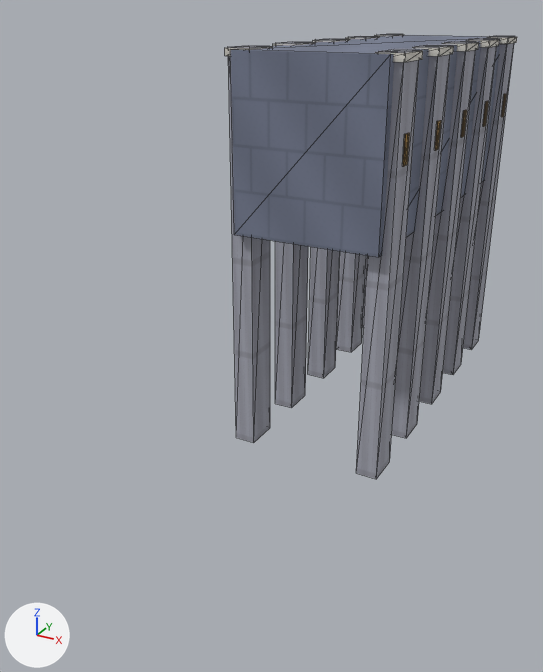
Renders of the OBJ model project/Resources/3DModel/Stages/high_crown/high_crown_stair_support.obj from each side of a commit.
Before and after are seen from a 50 mm camera at (26.7, -77.4, 0.1) aimed at (-4.0, -21.7, -27.7). Lighting does not change. The marker at lower left points along +X, +Y and +Z. The first picture is the older version. Mesh edges are drawn as thin lines. Where no turn or scale is listed for an object, it has been applied to the vertices. Vertices at exactly the same position are counted once.

Before the edit, the objects in view are built like this:
```python
me_high_crown_stair_support = bpy.data.meshes.new('high_crown_stair_support')
me_high_crown_stair_support.from_pydata(...)  # 288 vertices, 432 faces; spans x -7.6..7.6, y -23.5..13.5, z -39.1..-2.9
# faces by material slot: [12, 120, 180, 120]
me_high_crown_stair_support.materials.append(mat_stonedark)
me_high_crown_stair_support.materials.append(mat_stone)
me_high_crown_stair_support.materials.append(mat_stonelight)
me_high_crown_stair_support.materials.append(mat_gold)
ob_high_crown_stair_support = bpy.data.objects.new('high_crown_stair_support', me_high_crown_stair_support)
ob_high_crown_stair_support.location = (0.0, 0.0, 0.0)
```
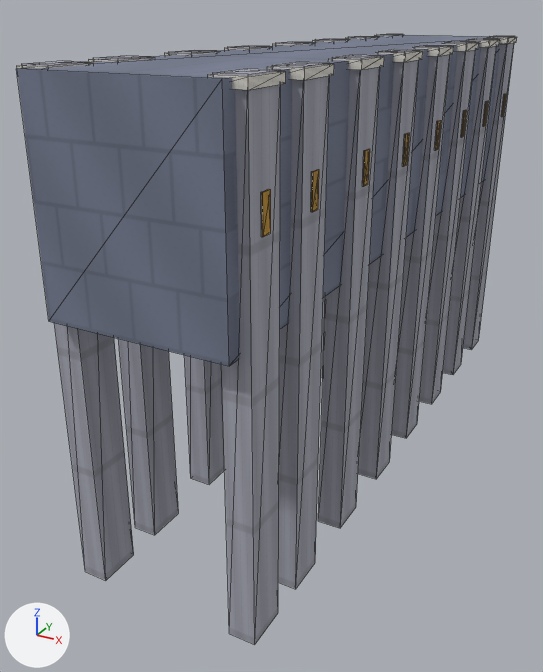
What the commit changed:
me_high_crown_stair_support is used by ob_high_crown_stair_support; location (0.0, 0.0, 0.0).
me_high_crown_stair_support had 288 vertices, 432 faces and spanned x -7.6..7.6, y -23.5..13.5, z -39.1..-2.9.
me_high_crown_stair_support now has 456 vertices, 684 faces and spans x -7.6..7.6, y -45.8..13.5, z -39.1..-2.9.
me_high_crown_stair_support part 1: a new loose piece, a box spanning x -7.4..-5.4, y -30.7..-27.4, z -39.1..-2.9, in mat_stone.
me_high_crown_stair_support part 2: a new loose piece, a box spanning x -7.55..-5.25, y -30.9..-27.1, z -3.58..-2.98, in mat_stonelight.
me_high_crown_stair_support part 3: a new loose piece, a box spanning x 5.4..7.4, y -30.7..-27.4, z -39.1..-2.9, in mat_stone.
me_high_crown_stair_support part 4: a new loose piece, a box spanning x 5.25..7.55, y -30.9..-27.1, z -3.58..-2.98, in mat_stonelight.
me_high_crown_stair_support part 5: a new loose piece, a box spanning x 7.36..7.48, y -29.42..-28.58, z -11.2..-8.8, in mat_gold.
me_high_crown_stair_support part 6: a new loose piece, a box spanning x -7.4..-5.4, y -38.7..-35.3, z -39.1..-2.9, in mat_stone.
me_high_crown_stair_support part 7: a new loose piece, a box spanning x -7.55..-5.25, y -38.9..-35.1, z -3.58..-2.98, in mat_stonelight.
me_high_crown_stair_support part 8: a new loose piece, a box spanning x 5.4..7.4, y -38.7..-35.3, z -39.1..-2.9, in mat_stone.
me_high_crown_stair_support part 9: a new loose piece, a box spanning x 5.25..7.55, y -38.9..-35.1, z -3.58..-2.98, in mat_stonelight.
me_high_crown_stair_support part 10: a new loose piece, a box spanning x 7.36..7.48, y -37.42..-36.58, z -11.2..-8.8, in mat_gold.
me_high_crown_stair_support part 11: a new loose piece, a box spanning x -7.4..-5.4, y -44.7..-41.3, z -39.1..-2.9, in mat_stone.
me_high_crown_stair_support part 12: a new loose piece, a box spanning x -7.55..-5.25, y -44.9..-41.1, z -3.58..-2.98, in mat_stonelight.
me_high_crown_stair_support part 13: a new loose piece, a box spanning x 5.4..7.4, y -44.7..-41.3, z -39.1..-2.9, in mat_stone.
me_high_crown_stair_support part 14: a new loose piece, a box spanning x 5.25..7.55, y -44.9..-41.1, z -3.58..-2.98, in mat_stonelight.
me_high_crown_stair_support part 15: a new loose piece, a box spanning x 7.36..7.48, y -43.42..-42.58, z -11.2..-8.8, in mat_gold.
Part 16, on me_high_crown_stair_support:
4 vertices are removed from x -6.7..6.7, y -23.5, z -18.0..-3.0.
10 faces are deleted.
4 vertices are added at (-6.7, -45.8, -18.0), (6.7, -45.8, -18.0), (6.7, -45.8, -3.0), (-6.7, -45.8, -3.0).
10 new faces join them, mat_stonedark.
Other edits to the shape of me_high_crown_stair_support do not show in these pictures.

Changed parts and their boxes (x1, y1, x2, y2) in the pictures (543 x 672 px; the box of a moved part takes in the faces that stretch with it):
'high_crown_stair_support', reshaped (71% wider, 37% taller): before (225, 34, 517, 479); after (17, 34, 517, 645)
part 1 of me_high_crown_stair_support, added: after (169, 50, 225, 484)
part 2 of me_high_crown_stair_support, added: after (165, 51, 221, 55)
part 3 of me_high_crown_stair_support, added: after (318, 54, 381, 528)
part 4 of me_high_crown_stair_support, added: after (329, 56, 384, 70)
part 5 of me_high_crown_stair_support, added: after (363, 149, 370, 186)
part 6 of me_high_crown_stair_support, added: after (93, 55, 178, 535)
part 7 of me_high_crown_stair_support, added: after (89, 57, 155, 62)
part 8 of me_high_crown_stair_support, added: after (272, 62, 330, 589)
part 9 of me_high_crown_stair_support, added: after (267, 64, 334, 80)
part 10 of me_high_crown_stair_support, added: after (311, 169, 319, 212)
part 11 of me_high_crown_stair_support, added: after (22, 61, 134, 580)
part 12 of me_high_crown_stair_support, added: after (17, 63, 94, 69)
part 13 of me_high_crown_stair_support, added: after (213, 68, 281, 645)
part 14 of me_high_crown_stair_support, added: after (208, 71, 286, 90)
part 15 of me_high_crown_stair_support, added (brown): after (262, 189, 271, 237)
part 16 of me_high_crown_stair_support, moved or reshaped: before (230, 35, 500, 257); after (17, 35, 500, 366)
